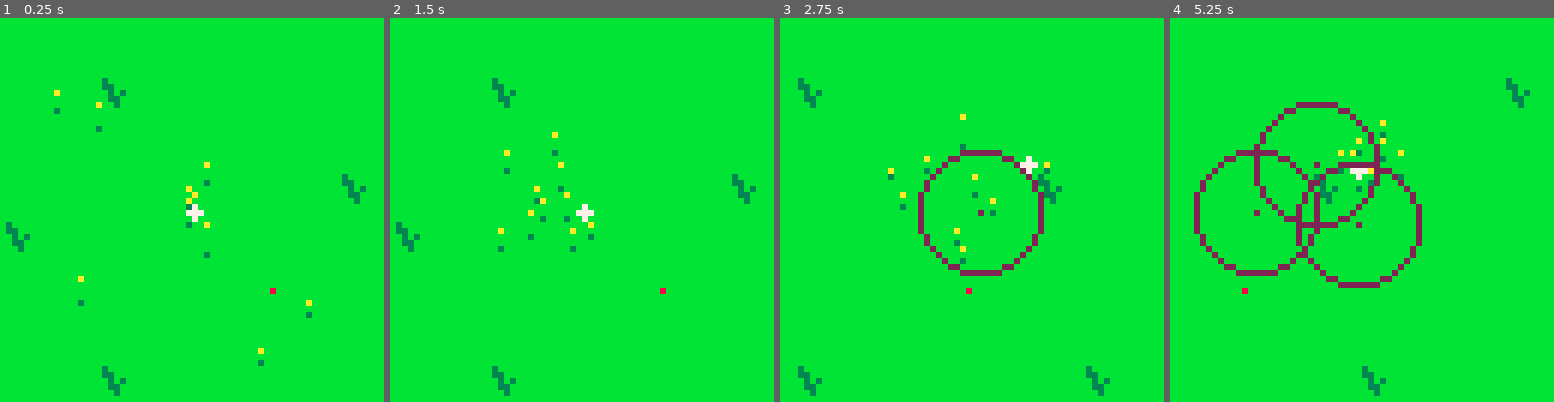
Above: before the commit, frames 1-4 (left to right).
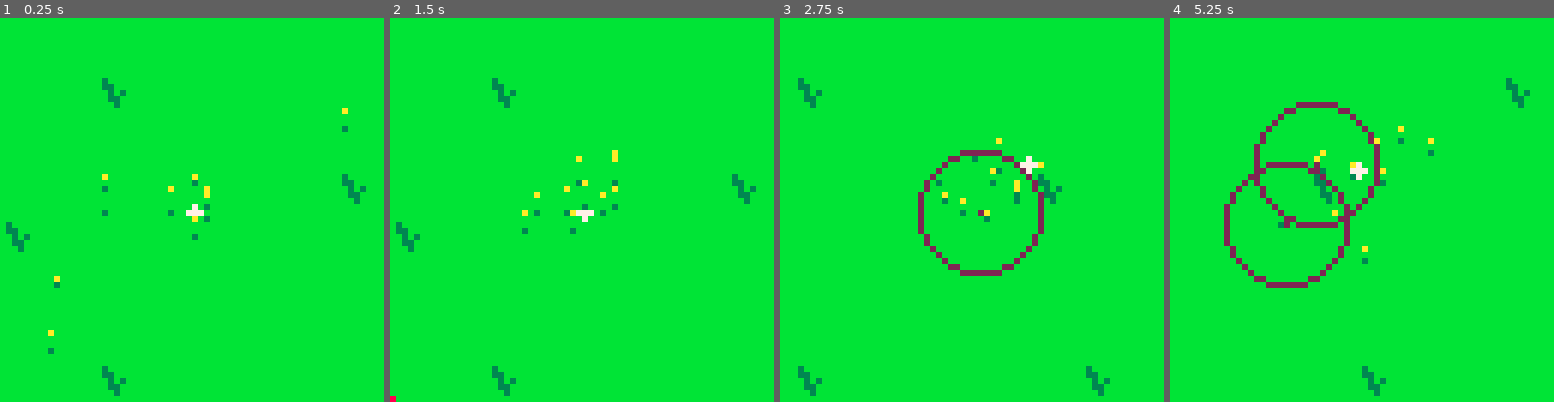
Above: after the commit, the same moments.

Repository: greysonp/swarm
Game: PICO-8 cartridge bees.p8
The game is run twice, just before and just after one commit, with the same random seed, the same clock (stepped at 60 frames per second) and the same inputs.
Inputs:
- Up to frame 1 (0.25 s): no input
- Up to frame 2 (1.5 s): tap X (X key) at 0.33, 1.07 s; tap O (Z key) at 0.7 s
- Up to frame 3 (2.75 s): hold Right 1.6-2.1 s; tap O (Z key) at 1.7, 2.1, 2.5 s; tap X (X key) at 1.85 s; hold Up 2.15-2.42 s; hold Right from 2.47 s (still down)
- Up to frame 4 (5.25 s): tap O (Z key) every 0.4 s from 2.9 to 4.9 s; tap X (X key) at 2.97, 4.08, 5.2 s; release Right at 3.03 s; hold Left 3.08-3.58 s; hold Down 3.63-3.97 s; hold Right 4.02-4.68 s; hold Up 4.73-5.03 s; hold Left from 5.08 s (still down)

The runs differ from the first frame. In frame 1, 1.0% of the frame differs, in the area x 12-91%, y 18-91%; in frame 2, 1.0%; in frame 3, 0.9%; in frame 4, 4.5%, in the area x 6-69%, y 26-72%.

Commit message:
Can now place bees at anchors.

Diff:
--- a/bees.p8
+++ b/bees.p8
@@ -23,19 +23,15 @@
   -- init camera state
   cam = newvector(0, 0)
 
-  -- add bees to the stage
-  for i = 1, startbees do
-    local bee = newbee(rnd(64), rnd(64))
-    addbee(bee)
-  end
-
   -- add cursor to the stage
   cursor = newcursor(32, 32)
   add(stage, cursor)
 
-  enemy = newenemy(45, 45)
-  add(stage, enemy)
-  add(beetargets, enemy)
+  -- add bees to the stage
+  for i = 1, startbees do
+    local bee = newbee(rnd(64), rnd(64), cursor)
+    addbee(bee)
+  end
 end
 
 function _update()
@@ -76,6 +72,7 @@
 end
 
 function addbee(bee)
+  add(bee.anchor.bees, bee)
   add(bees, bee)
   add(stage, bee)
 end
@@ -91,10 +88,9 @@
   end)
   if closest == nil then
     closest = newanchor(x, y)
-  end
-
-  add(anchors, closest)
-  add(stage, closest)
+    add(anchors, closest)
+    add(stage, closest)
+  end
 
   return closest
 end
@@ -106,7 +102,9 @@
   if closest != nil then
     del(anchors, closest)
     del(stage, closest)
-  end
+    return closest
+  end
+  return nil
 end
 
 function findclosest(coll, x, y, cond)
@@ -143,13 +141,12 @@
 end
 
 function newcursor(x, y)
-  local cursor = newgameobj()
-  cursor.pos.x = x
-  cursor.pos.y = y
+  local cursor = newanchor(x, y)
   cursor.speed = 1
   cursor.radius = 10
 
   function cursor:update()
+    -- movement
     self.vel.x = 0
     self.vel.y = 0
     if btn(0) then self.vel.x = -self.speed end
@@ -157,8 +154,25 @@
     if btn(2) then self.vel.y = -self.speed end
     if btn(3) then self.vel.y = self.speed end
 
-    if btnp(4) then placeanchor(self.pos.x, self.pos.y) end
-    if btnp(5) then removeanchor(self.pos.x, self.pos.y) end
+    -- add anchor
+    if btnp(4) then
+      if count(self.bees) > 0 then
+        local anchor = placeanchor(self.pos.x, self.pos.y)
+        local bee = findclosest(self.bees, self.pos.x, self.pos.y, function(obj, dist) return true end)
+        bee:setanchor(anchor)
+      end
+    end
+
+    -- remove anchor
+    if btnp(5) then
+      local anchor = removeanchor(self.pos.x, self.pos.y)
+      if anchor != nil then
+        flag = true
+        for bee in all(anchor.bees) do
+          bee:setanchor(cursor)
+        end
+      end
+    end
 
     local newpos = self.pos:add(self.vel)
     if newpos.x < 0 or newpos.x > 128 then self.vel.x = 0 end
@@ -181,6 +195,7 @@
   anchor.pos.x = x
   anchor.pos.y = y
   anchor.radius = 10
+  anchor.bees = {}
 
   function anchor:update()
   end
@@ -193,7 +208,7 @@
   return anchor
 end
 
-function newbee(x, y)
+function newbee(x, y, anchor)
   local bee = newgameobj()
   bee.pos.x = x
   bee.pos.y = y
@@ -206,7 +221,7 @@
   bee.maxelevation = 5
   bee.elevation = random(bee.minelevation, bee.maxelevation)
   bee.targetelevation = random(bee.minelevation, bee.maxelevation)
-
+  bee.anchor = anchor
 
   function bee:update()
     -- move towards all targets
@@ -214,7 +229,7 @@
     for bt in all(beetargets) do
       target = target:add(self:target(bt):mult(bt.attraction))
     end
-    local targetcursor = self:targetanchor()
+    local targetanchor = self:targetanchor()
 
     -- implement the traditional swarming algorithm
     -- http://processingjs.org/learning/topic/flocking/
@@ -225,7 +240,7 @@
     -- there's a weird bias towards the top left of the cursor. this is a little hack to reduce it.
     local removebias = newvector(.15, .15)
 
-    self.vel = self.vel:add(target):add(targetcursor):add(separation):add(alignment):add(cohesion):add(removebias)
+    self.vel = self.vel:add(target):add(targetanchor):add(separation):add(alignment):add(cohesion):add(removebias)
 
     -- keep everything under a maximum speed
     local currspeed = self.vel:mag()
@@ -267,15 +282,15 @@
   end
 
   function bee:targetanchor()
-    local diff = cursor:getcenter():sub(self.pos)
+    local diff = self.anchor.pos:sub(self.pos)
     local rads = atan2(diff.x, diff.y)
     local tvec = newvector(cos(rads), sin(rads))
 
     local dist = diff:mag()
     -- keep bees from wandering
     if dist > 20 then
-      self.pos.x = cursor:getcenter().x - (tvec.x * dist)
-      self.pos.y = cursor:getcenter().y - (tvec.y * dist)
+      self.pos.x = self.anchor.pos.x - (tvec.x * dist)
+      self.pos.y = self.anchor.pos.y - (tvec.y * dist)
       self.vel.x = 0
       self.vel.y = 0
     end
@@ -363,6 +378,12 @@
       end
     end
     return neighbors
+  end
+
+  function bee:setanchor(anchor)
+    del(self.anchor.bees, self)
+    add(anchor.bees, self)
+    self.anchor = anchor
   end
 
   return bee
